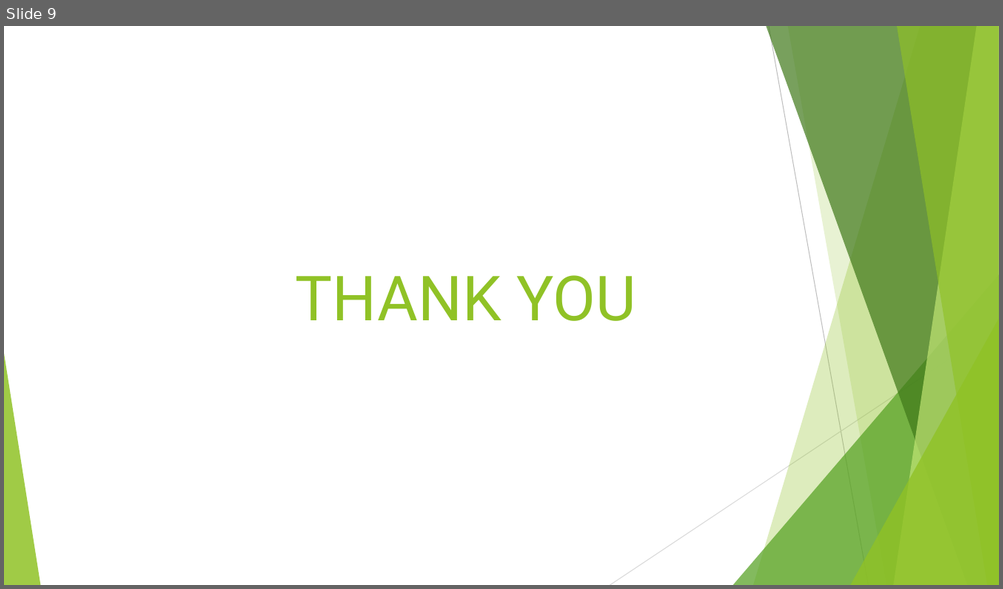
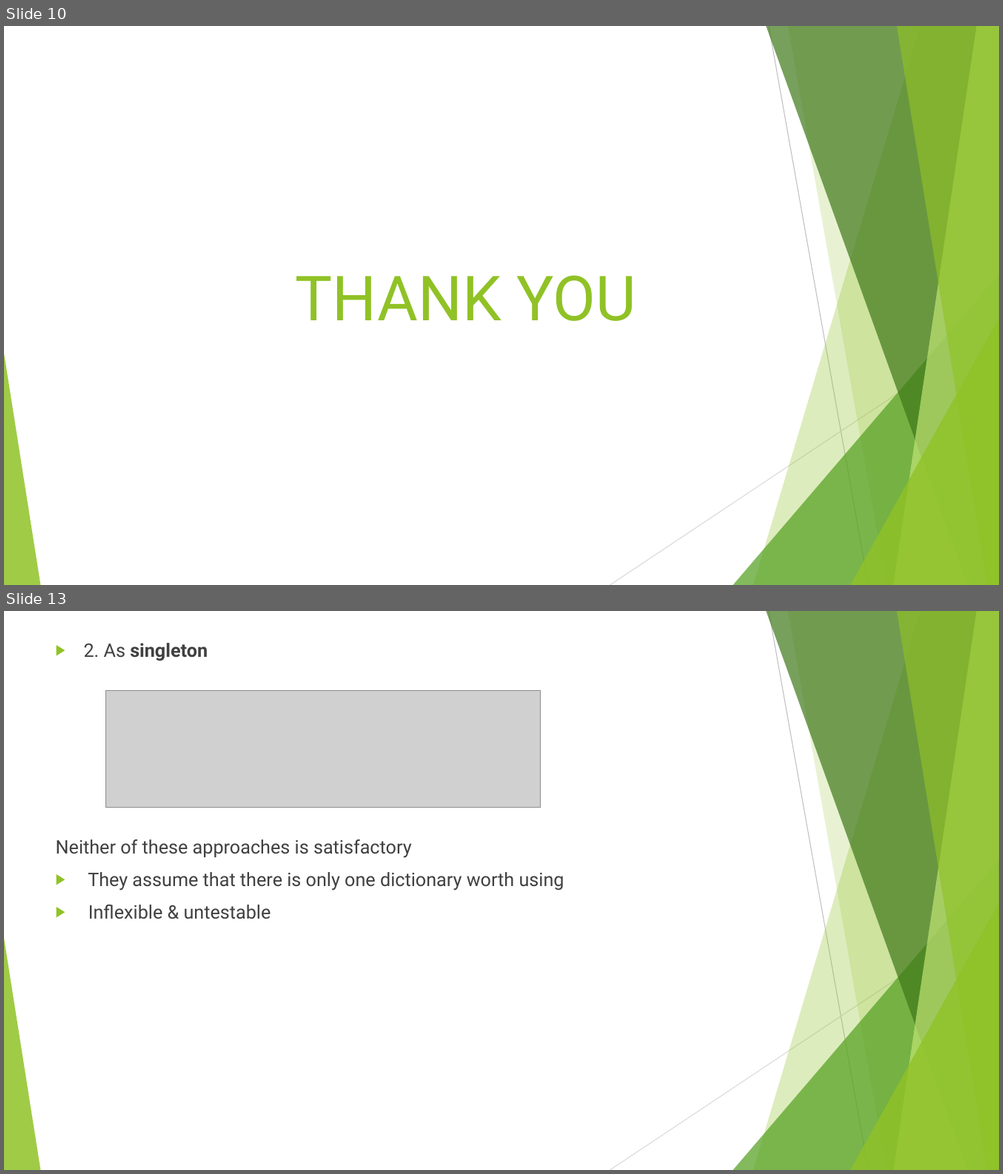
Before and after one commit to chinthanabt/EffectiveJava, a slide deck: EffectiveJava.pptx. Shown one above the other, each under a label of ours: slide 9 before the commit, slides 10 and 13 after it; the slides between them are not shown. The pictures are 1003x589 and 1003x1174 pixels, drawn with LibreOffice and Linux fonts; fonts in the diff are those of the drawing; grey boxes stand for pictures. Boxes give left, top, right and bottom in pixels: in the first picture for what was removed or moved away, otherwise in the second. Text is boxed around its words. In the diff, an @@ line names an element or a change of style, - is before the commit and + after.

```diff
--- a/EffectiveJava.pptx
+++ b/EffectiveJava.pptx
@@ slide 13 added at (4,611,999,1170), background #FFFFFF; not listed: 10 template elements that a slide beside it also shows @@
@@ text added at (56,643,564,920), 18 pt, text #404040 @@
+▶ 2. As singleton
+Neither of these approaches is satisfactory
+▶ They assume that there is only one dictionary worth using
+▶ Inflexible & untestable
@@ picture added at (106,690,540,807) @@
@@ what was slide 9 is now slide 10 @@
```
Also in this commit, not shown: 11 other slides added.
